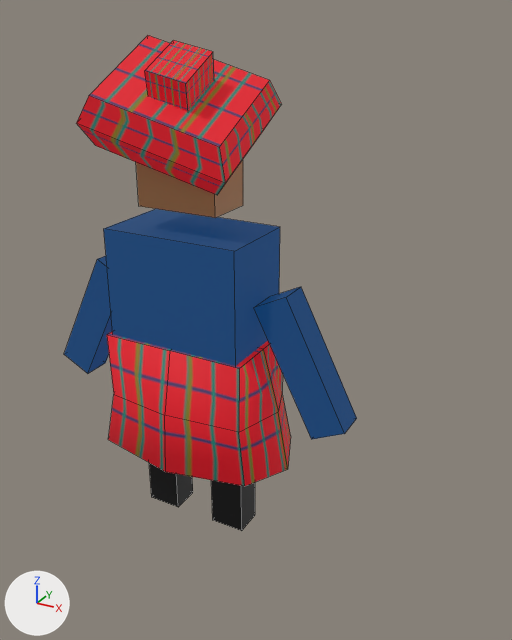
Two versions of the FBX model Assets/Models/shepherd.fbx, one commit apart.
Before and after are seen from a 50 mm lens placed at (1.6, -2.36, 2.25), pointed at (0.13, 0.31, 0.92). Every picture has the same lights, and +X, +Y and +Z are marked at lower left. Mesh edges are drawn as thin lines.

Names of what the first picture shows: 'shepherd mesh'.
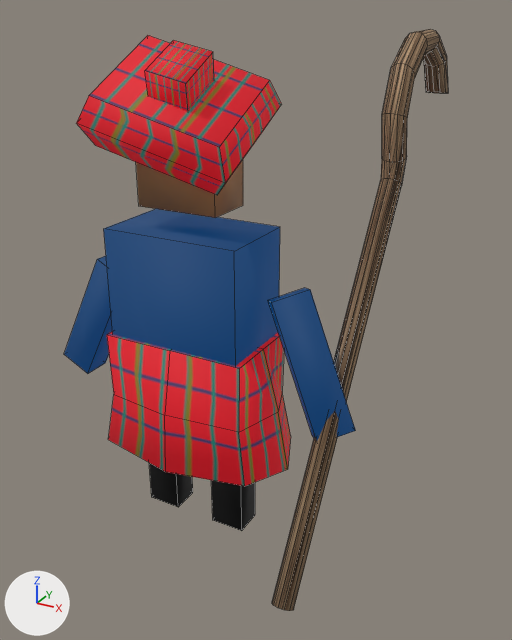
Location of each change, (x1, y1, x2, y2) in pixels of the pictures (512 x 640 px; the box of a moved part takes in the faces that stretch with it):
'shepherd mesh', reshaped (31% wider, 17% taller): before (64, 35, 357, 531); after (64, 29, 448, 611)
part 1 of me_cube_008, added (brown): after (272, 29, 448, 611)
part 2 of me_cube_008, moved or reshaped: before (254, 287, 357, 439); after (268, 288, 355, 440)

What the commit changed:
Picture 'fence-color.png' (img_fence_color_png) is new.
Material 'wood' (mat_wood) is new.
Its texture is img_fence_color_png.
Its roughness is 0.821.
me_cube_008 is used by ob_shepherd_mesh; location (0.0, 0.0, 0.0).
Verts and faces of me_cube_008; kept vertices keep their numbers, new ones are numbered from 94.
Before the commit, vertices of me_cube_008: 78 (0.74, -0.07, 0.69) at pixel (344, 433), 79 (0.47, -0.07, 1.23) at pixel (286, 297), 80 (0.6, -0.07, 0.62) at pixel (311, 439), 81 (0.33, -0.07, 1.15) at pixel (253, 307), 82 (0.74, 0.07, 0.69) at pixel (356, 418).
Before the commit, vertices of me_cube_008: 83 (0.47, 0.07, 1.23) at pixel (301, 286), 84 (0.6, 0.07, 0.62), 85 (0.33, 0.07, 1.15) at pixel (269, 296).
me_cube_008 had 94 vertices, 76 faces and spanned x -0.74..0.74, y -0.32..0.28, z 0.01..2.15.
me_cube_008 now has 202 vertices, 174 faces and spans x -0.74..0.77, y -0.48..1.14, z 0.01..2.17.
me_cube_008 part 1: a new loose piece of 108 vertices spanning x 0.61..0.72, y -0.48..1.14, z 0.06..2.17, in mat_wood (picture img_fence_color_png).
Part 2, on me_cube_008:
Vertex 78 moves to (0.77, -0.03, 0.69), pixel (355, 430).
Vertex 79 moves to (0.53, 0.02, 1.24), pixel (310, 289).
Vertex 80 moves to (0.65, -0.13, 0.65), pixel (317, 443).
Vertex 81 moves to (0.41, -0.08, 1.2), pixel (271, 302).
Vertex 82 moves to (0.7, 0.08, 0.65).
Vertex 83 moves to (0.46, 0.13, 1.2), pixel (304, 287).
Vertex 84 moves to (0.58, -0.02, 0.61), pixel (312, 435).
Vertex 85 moves to (0.34, 0.03, 1.16), pixel (267, 300).
me_cube_008 part 3: the surface is now shaded smooth.
me_cube_008 now uses material mat_wood (picture img_fence_color_png).
